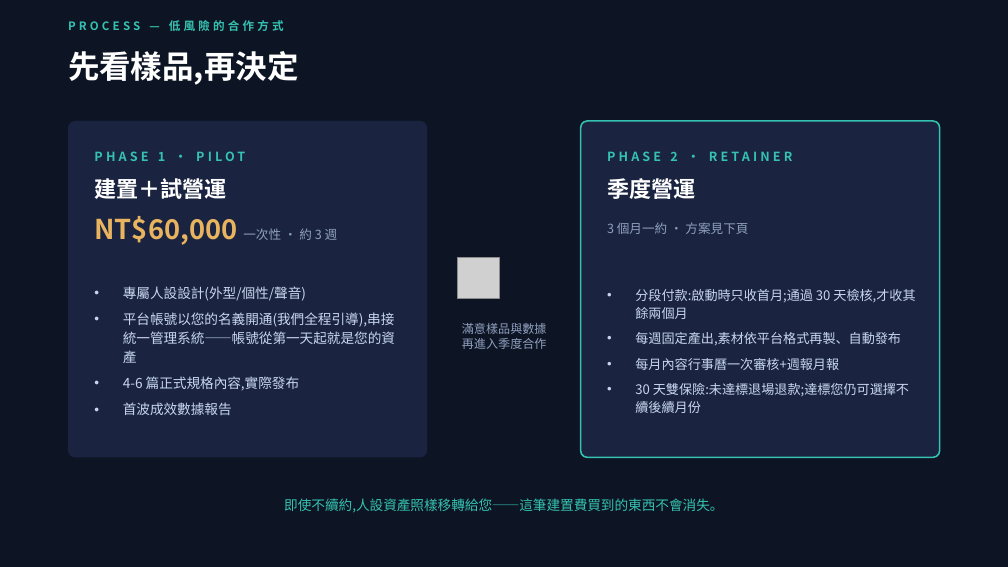
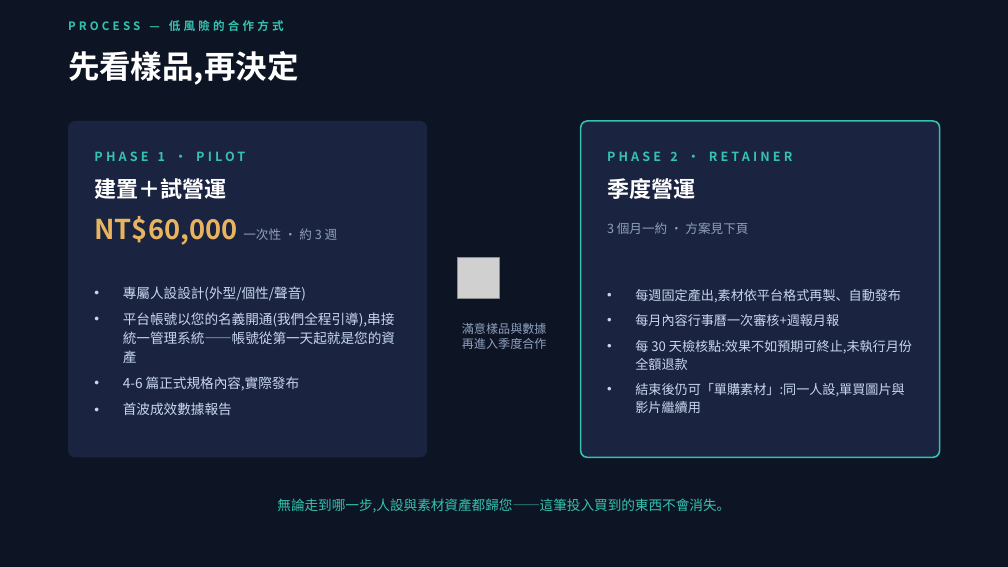
Before and after one commit to pennyhuang-oss/Virtual_KOL_Studio, a slide deck: slide 12 of business/數位人KOL-對外提案簡報.pptx (slide 11 before the commit). Drawn at 1008x567 pixels with LibreOffice and Linux fonts; fonts in the diff are those of the drawing; grey boxes stand for pictures. Boxes give left, top, right and bottom in pixels: in the first picture for what was removed or moved away, otherwise in the second. Text is boxed around its words. In the diff, an @@ line names an element or a change of style, - is before the commit and + after.

```diff
--- a/business/數位人KOL-對外提案簡報.pptx
+++ b/business/數位人KOL-對外提案簡報.pptx
@@ text at [635,289,915,319]: paragraph removed @@
-• 分段付款:啟動時只收首月;通過 30 天檢核,才收其餘兩個月
@@ text at [635,340,912,413]: text changed @@
-• 30 天雙保險:未達標退場退款;達標您仍可選擇不續後續月份
+• 每 30 天檢核點:效果不如預期可終止,未執行月份全額退款
+• 結束後仍可「單購素材」:同一人設,單買圖片與影片繼續用
@@ text at [277,498,730,513]: text changed @@
-即使不續約,人設資產照樣移轉給您——這筆建置費買到的東西不會消失。
+無論走到哪一步,人設與素材資產都歸您——這筆投入買到的東西不會消失。
```
Also in this commit, not shown: 5 other slides changed, 2 slides added, 1 slide removed, 2 other files.
